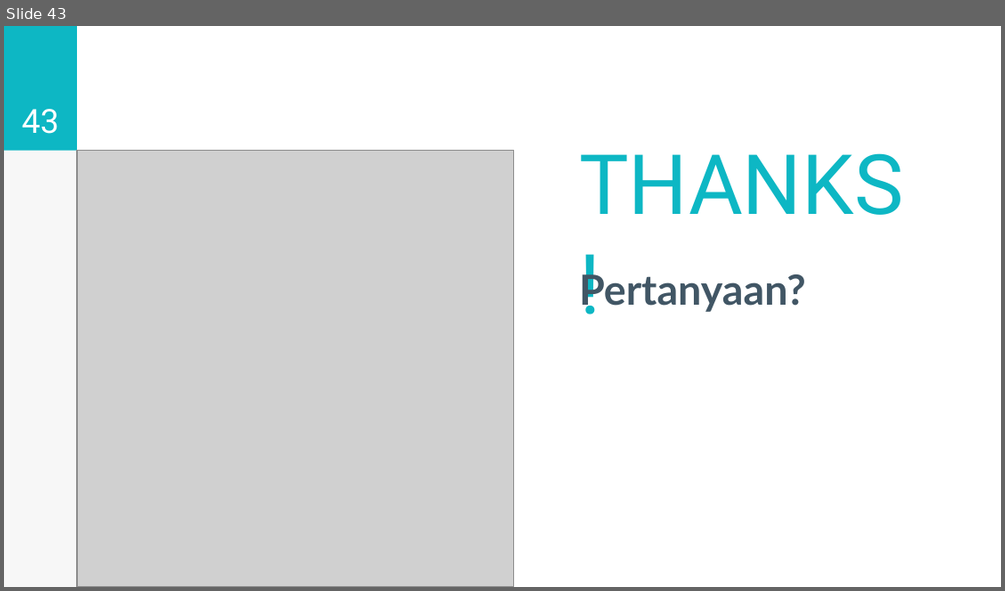
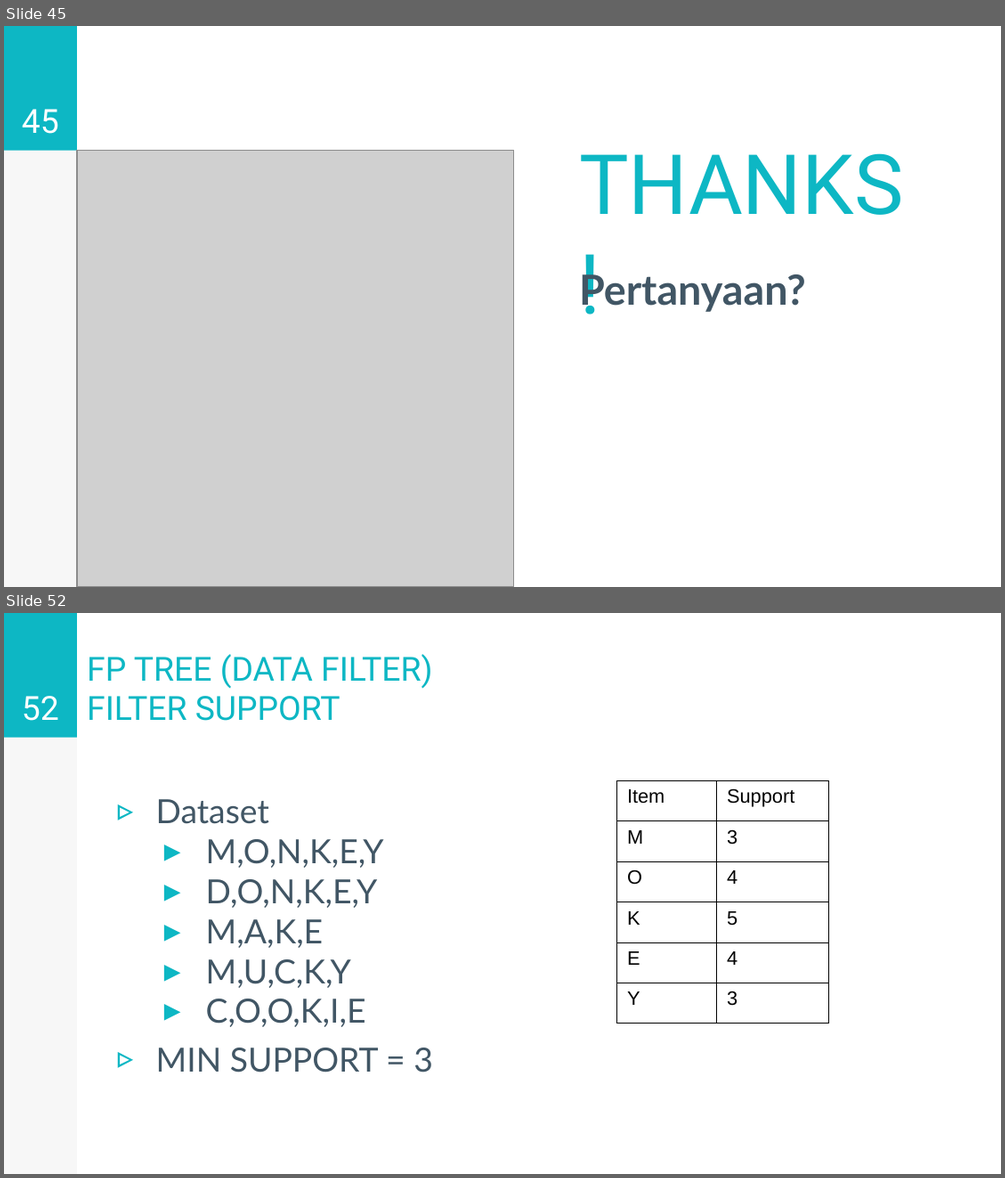
Before and after one commit to kevinfachreza/TugasAkhir, a slide deck: PPT/5114100128-v1.0.pptx. Shown one above the other, each under a label of ours: slide 43 before the commit, slides 45 and 52 after it; the slides between them are not shown. The pictures are 1005x591 and 1005x1178 pixels, drawn with LibreOffice and Linux fonts; fonts in the diff are those of the drawing; grey boxes stand for pictures. Boxes give left, top, right and bottom in pixels: in the first picture for what was removed or moved away, otherwise in the second. Text is boxed around its words. In the diff, an @@ line names an element or a change of style, - is before the commit and + after.

```diff
--- a/PPT/5114100128-v1.0.pptx
+++ b/PPT/5114100128-v1.0.pptx
@@ slide 52 added at box(4, 613, 1001, 1174), background #FFFFFF; not listed: 2 template elements that a slide beside it also shows @@
@@ text added at box(87, 654, 432, 721), 24 pt, text #0DB7C4 @@
+FP TREE (DATA FILTER)
+FILTER SUPPORT
@@ page number added at box(22, 696, 59, 721), 24 pt, text #FFFFFF @@
+52
@@ text added at box(156, 799, 433, 1072), 24 pt, text #415665 @@
+▹ Dataset
+  ▸ M,O,N,K,E,Y
+  ▸ D,O,N,K,E,Y
+  ▸ M,A,K,E
+  ▸ M,U,C,K,Y
+  ▸ C,O,O,K,I,E
+▹ MIN SUPPORT = 3
@@ table added at box(617, 780, 828, 1022), 6 rows, 2 columns @@
+Item | Support
+M | 3
+O | 4
+K | 5
+E | 4
+Y | 3
@@ what was slide 43 is now slide 45 @@
@@ page number at box(22, 109, 59, 134): text changed @@
-43
+45
```
Also in this commit, not shown: 17 slides changed, 35 other slides added, 11 other files.
